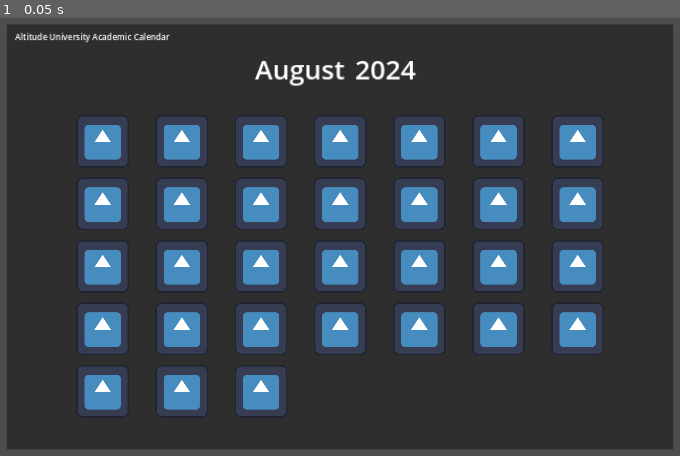
Above: before the commit, frame 1.
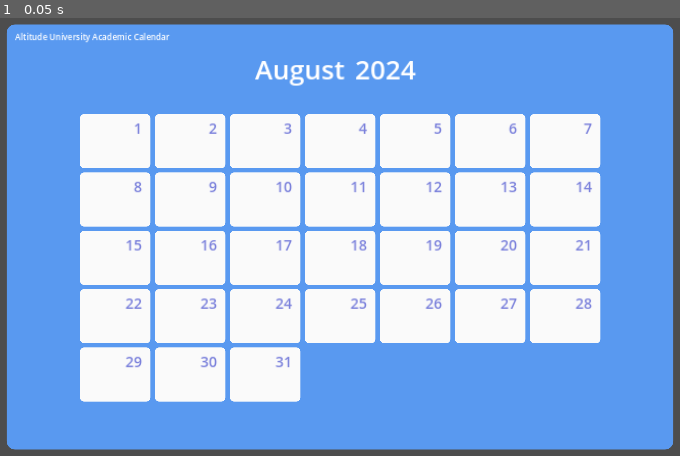
Above: after the commit, the same moment.

Repository: kyle-hessel/godot-narrative-prototype
Game: Godot game, scene res://scenes/UI/calendar_ui.tscn
The game is run twice, just before and just after one commit, with the same random seed, the same clock (stepped at 60 frames per second) and the same inputs. This scene is started directly instead of the project's main scene. The engine's default icon, where the game draws it, is replaced by a stand-in: a white triangle on a blue panel in a dark square.
Inputs:
- Up to frame 1 (0.05 s): no input

The runs differ from the first frame. In frame 1, 94% of the frame differs, in the area x 1-99%, y 1-99%.

Commit message:
Added more basic themeing to get a general feel for placement/layout of the calendar, and also added date numbers to each day of the month that are placed in the top right corner of each cell.

Diff:
--- a/assets/UI/calendar_theme.tres
+++ b/assets/UI/calendar_theme.tres
@@ -1,6 +1,23 @@
-[gd_resource type="Theme" format=3 uid="uid://b2s7haww6nd6t"]
+[gd_resource type="Theme" load_steps=3 format=3 uid="uid://b2s7haww6nd6t"]
+
+[sub_resource type="StyleBoxFlat" id="StyleBoxFlat_xn5c6"]
+bg_color = Color(0.980392, 0.980392, 0.980392, 1)
+corner_radius_top_left = 10
+corner_radius_top_right = 10
+corner_radius_bottom_right = 10
+corner_radius_bottom_left = 10
+
+[sub_resource type="StyleBoxFlat" id="StyleBoxFlat_al5r4"]
+bg_color = Color(0.34902, 0.6, 0.941176, 1)
+corner_radius_top_left = 20
+corner_radius_top_right = 20
+corner_radius_bottom_right = 20
+corner_radius_bottom_left = 20
 
 [resource]
+DatePanelContainer/base_type = &"PanelContainer"
+DatePanelContainer/styles/panel = SubResource("StyleBoxFlat_xn5c6")
 HeaderLarge/font_sizes/font_size = 48
 HeaderMedium/font_sizes/font_size = 64
 HeaderSmall/font_sizes/font_size = 20
+PanelContainer/styles/panel = SubResource("StyleBoxFlat_al5r4")
--- a/project.godot
+++ b/project.godot
@@ -30,7 +30,7 @@
 
 [editor_plugins]
 
-enabled=PackedStringArray("res://addons/clean_top_bar/plugin.cfg", "res://addons/horizontal_file_system/plugin.cfg")
+enabled=PackedStringArray()
 
 [input]
 
--- a/scenes/UI/calendar_ui.tscn
+++ b/scenes/UI/calendar_ui.tscn
@@ -78,6 +78,6 @@
 unique_name_in_owner = true
 layout_mode = 2
 size_flags_horizontal = 4
-theme_override_constants/h_separation = 190
-theme_override_constants/v_separation = 150
+theme_override_constants/h_separation = 180
+theme_override_constants/v_separation = 140
 columns = 7
--- a/scenes/UI/date_ui.tscn
+++ b/scenes/UI/date_ui.tscn
@@ -1,23 +1,40 @@
-[gd_scene load_steps=2 format=3 uid="uid://6o3wq78p0aem"]
+[gd_scene load_steps=3 format=3 uid="uid://6o3wq78p0aem"]
 
-[ext_resource type="Texture2D" uid="uid://clu2id2a758qa" path="res://icon.svg" id="1_nmpn3"]
+[ext_resource type="Theme" uid="uid://b2s7haww6nd6t" path="res://assets/UI/calendar_theme.tres" id="1_aukxt"]
+[ext_resource type="Script" path="res://scripts/UI/date_ui.gd" id="2_s7jmp"]
 
 [node name="DateUI" type="Control"]
 layout_mode = 3
 anchors_preset = 0
+theme = ExtResource("1_aukxt")
+script = ExtResource("2_s7jmp")
 
-[node name="TextureRect" type="TextureRect" parent="."]
+[node name="DatePanel" type="PanelContainer" parent="."]
 layout_mode = 1
 anchors_preset = 8
 anchor_left = 0.5
 anchor_top = 0.5
 anchor_right = 0.5
 anchor_bottom = 0.5
-offset_left = -63.5
-offset_top = -63.5
-offset_right = 63.5
-offset_bottom = 63.5
+offset_left = -84.5
+offset_top = -65.0
+offset_right = 84.5
+offset_bottom = 65.0
 grow_horizontal = 2
 grow_vertical = 2
-texture = ExtResource("1_nmpn3")
-expand_mode = 1
+size_flags_horizontal = 4
+theme_type_variation = &"DatePanelContainer"
+
+[node name="DatePanelMargin" type="MarginContainer" parent="DatePanel"]
+layout_mode = 2
+theme_override_constants/margin_left = 0
+theme_override_constants/margin_top = -40
+theme_override_constants/margin_right = 20
+theme_override_constants/margin_bottom = 20
+
+[node name="DateNumber" type="Label" parent="DatePanel/DatePanelMargin"]
+layout_mode = 2
+theme_override_colors/font_color = Color(0.482353, 0.505882, 0.858824, 1)
+theme_override_font_sizes/font_size = 35
+text = "0"
+horizontal_alignment = 2
--- a/scripts/UI/calendar_ui.gd
+++ b/scripts/UI/calendar_ui.gd
@@ -9,4 +9,6 @@
 	year_title.text = str(GameManager.calendar_manager.year.number)
 
 	for d in range(GameManager.calendar_manager.month.days.size()):
-		%DaysGrid.add_child(date_entry.instantiate())
+		var date_inst: Control = date_entry.instantiate()
+		%DaysGrid.add_child(date_inst)
+		date_inst.date_number.text = str(d + 1)
--- /dev/null
+++ b/scripts/UI/date_ui.gd
@@ -0,0 +1,8 @@
+extends Control
+
+class_name DateUI
+
+@onready var date_number: Label = $DatePanel/DatePanelMargin/DateNumber
+
+func _ready():
+	pass
